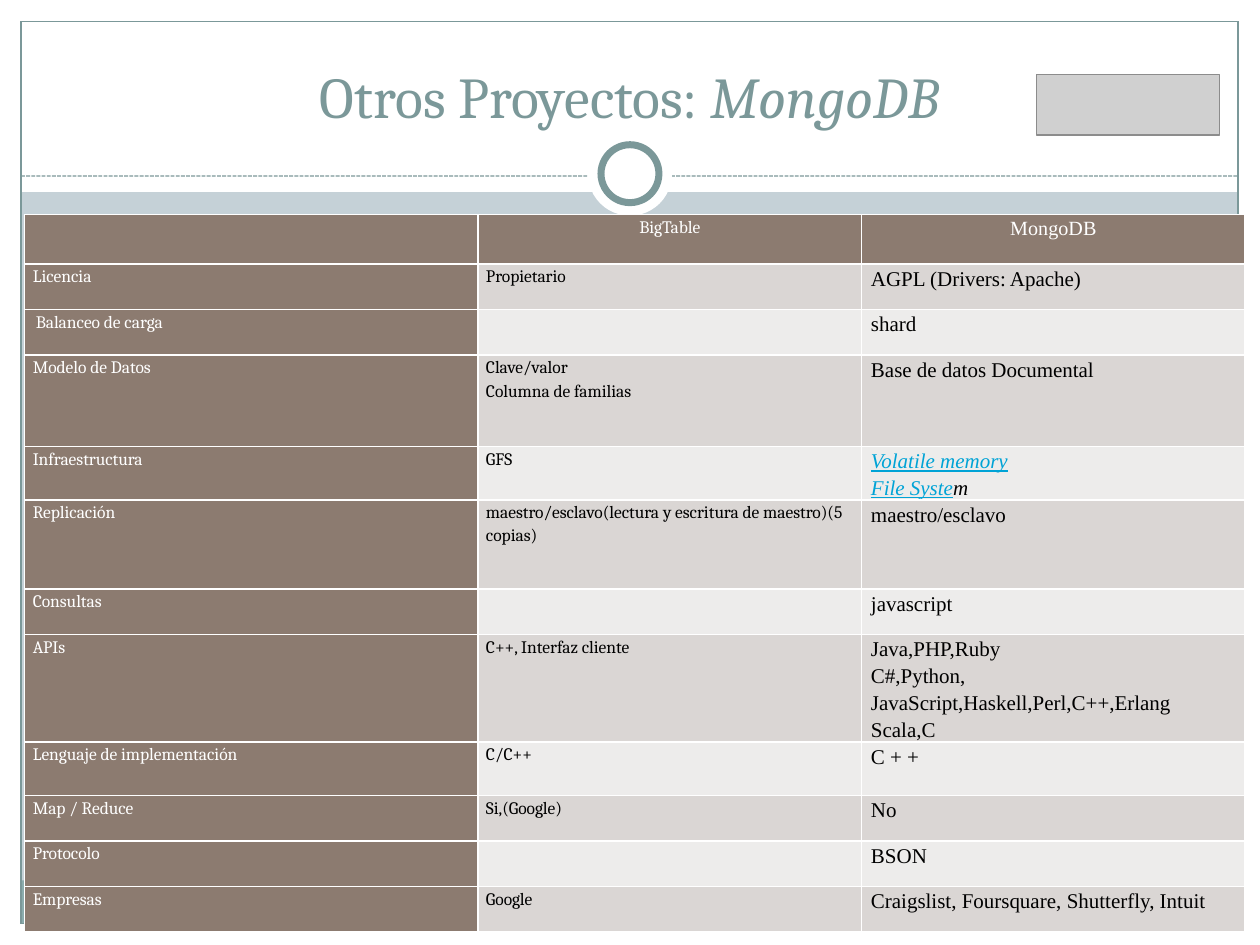
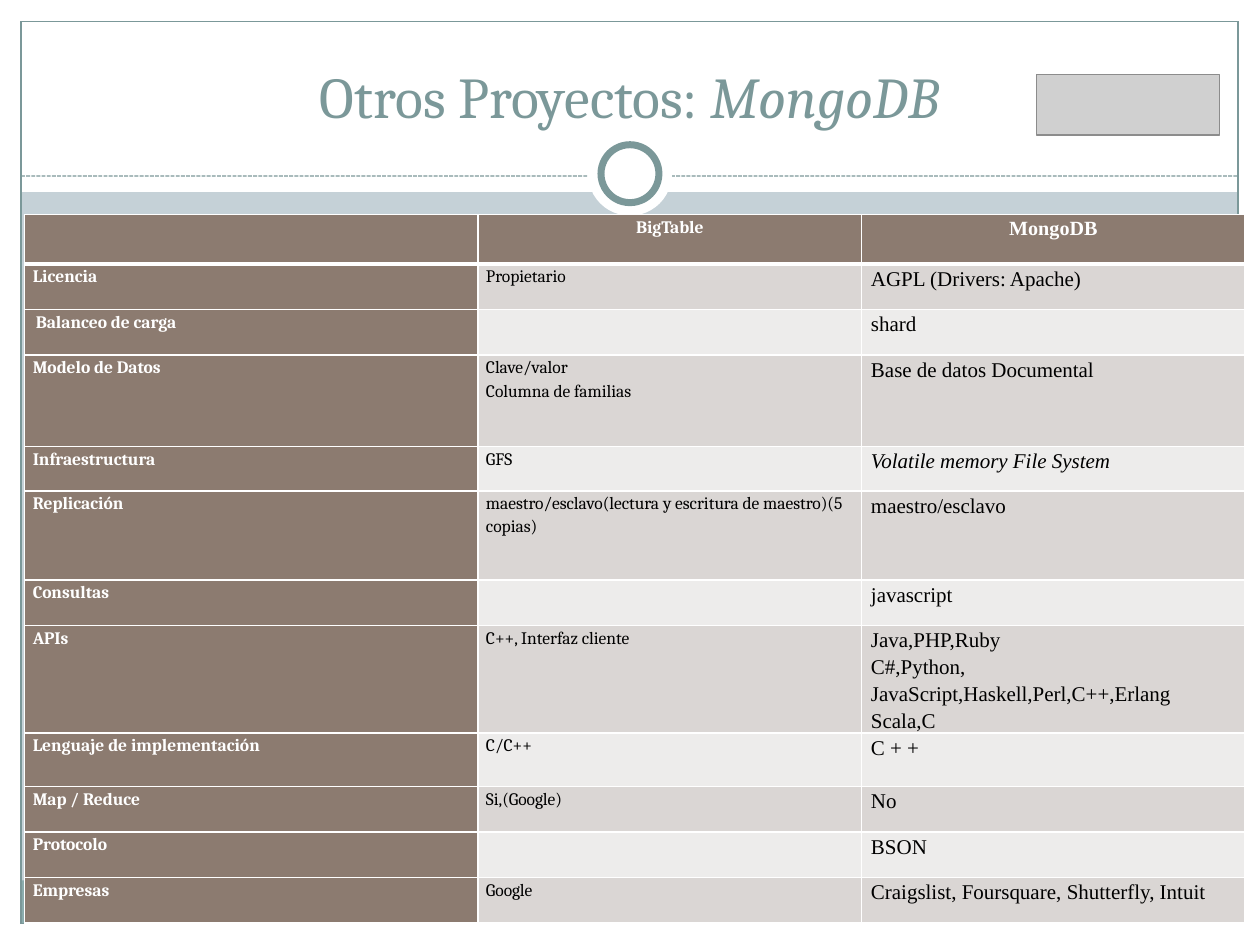
Before and after one commit to Transistores-de-silicio/Trabajo-MABD, a slide deck: slide 38 of BigTable.pptx (slide 37 before the commit). Drawn at 1260x945 pixels with LibreOffice and Linux fonts; fonts in the diff are those of the drawing; grey boxes stand for pictures. Boxes give left, top, right and bottom in pixels: in the first picture for what was removed or moved away, otherwise in the second. Text is boxed around its words. In the diff, an @@ line names an element or a change of style, - is before the commit and + after.

```diff
--- a/BigTable.pptx
+++ b/BigTable.pptx
@@ table at [25, 214, 1245, 936] @@
-row 5, column 3: Volatile memory / File System
+row 5, column 3: Volatile memory File System
@@ bold on in "BigTable", "MongoDB", "Licencia", "Balanceo de carga" and 9 more places @@
```
Also in this commit, not shown: 14 other slides changed, 1 slide added, 2 other files.
